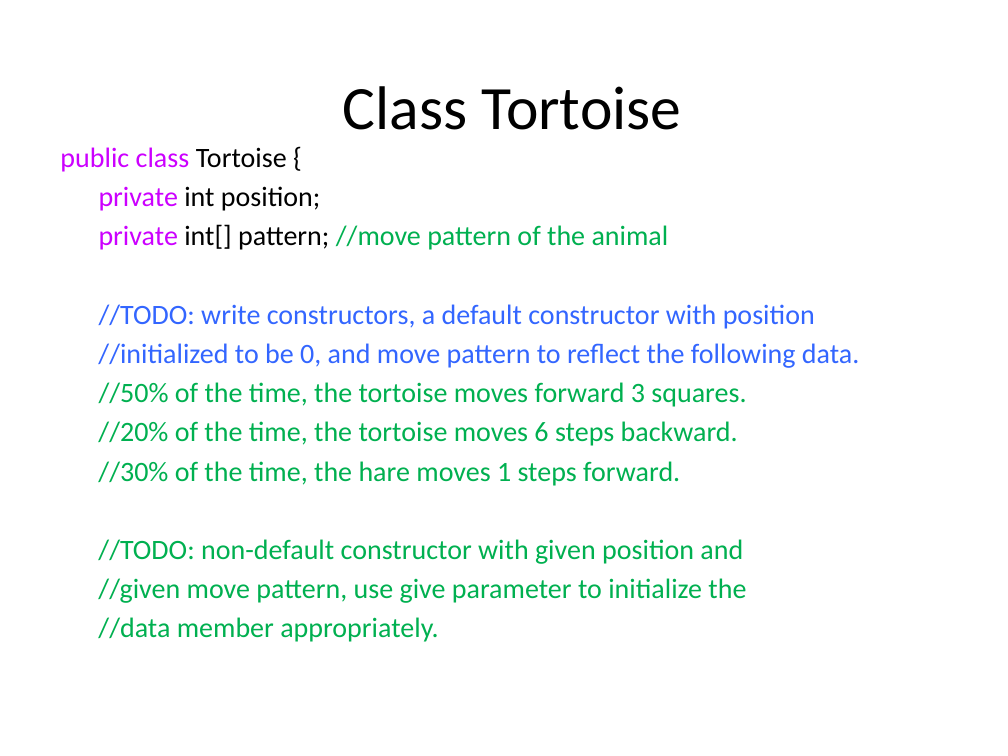
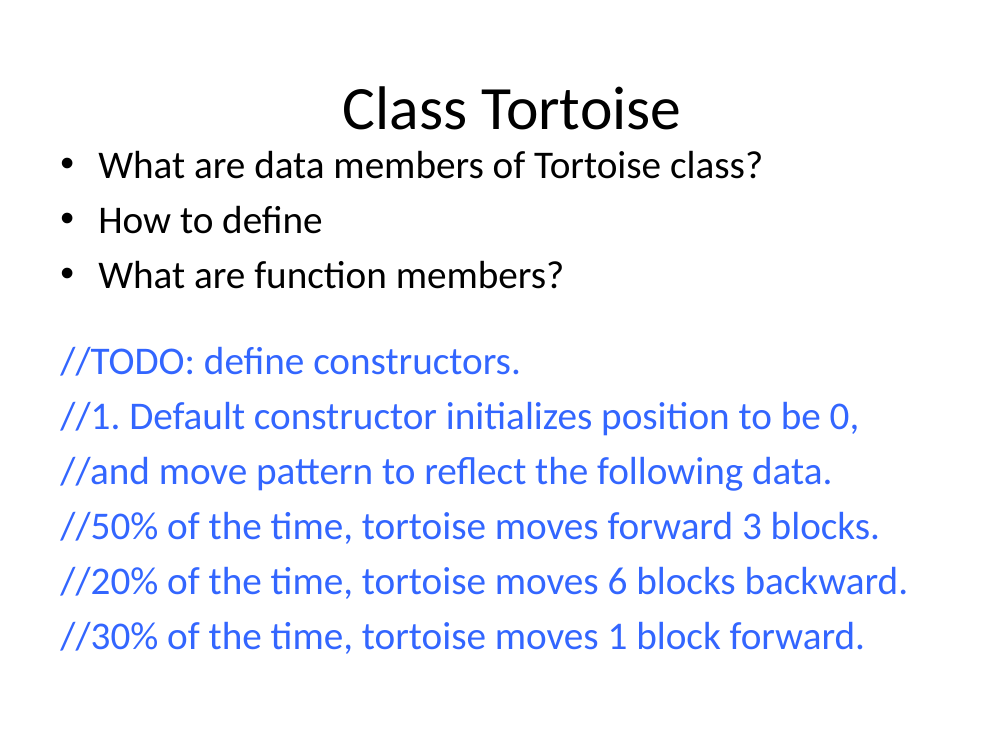
Before and after one commit to tong-yee/tong-yee.github.io, a slide deck: slide 8 of 135/projects/project3/project3_HareTortoiseCompetition.pptx. Drawn at 1008x756 pixels with LibreOffice and Linux fonts; fonts in the diff are those of the drawing. Boxes give left, top, right and bottom in pixels: in the first picture for what was removed or moved away, otherwise in the second. Text is boxed around its words. In the diff, an @@ line names an element or a change of style, - is before the commit and + after.

Commit message:
add Hare and Tortoise Competition

```diff
--- a/135/projects/project3/project3_HareTortoiseCompetition.pptx
+++ b/135/projects/project3/project3_HareTortoiseCompetition.pptx
@@ text at [60,150,909,654]: text changed; size 20 to 28 pt; text colour #00B050 to #3366FF @@
-public class Tortoise {
-private int position;
-private int[] pattern; //move pattern of the animal
-//TODO: write constructors, a default constructor with position
-//initialized to be 0, and move pattern to reflect the following data.
-//50% of the time, the tortoise moves forward 3 squares.
-//20% of the time, the tortoise moves 6 steps backward.
-//30% of the time, the hare moves 1 steps forward.
-//TODO: non-default constructor with given position and
-//given move pattern, use give parameter to initialize the
-//data member appropriately.
+• What are data members of Tortoise class?
+• How to define
+• What are function members?
+//TODO: define constructors.
+//1. Default constructor initializes position to be 0,
+//and move pattern to reflect the following data.
+//50% of the time, tortoise moves forward 3 blocks.
+//20% of the time, tortoise moves 6 blocks backward.
+//30% of the time, tortoise moves 1 block forward.
```
Also in this commit, not shown: 17 other slides changed, 3 slides added, 2 other files.
